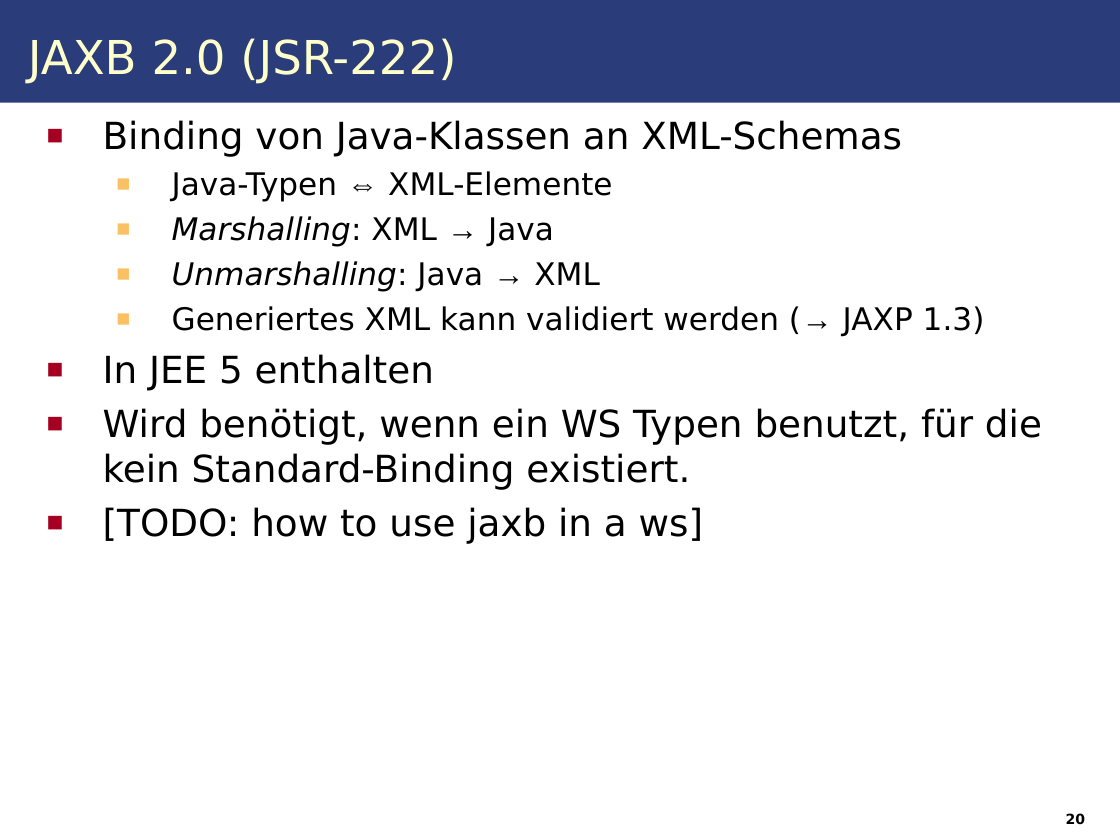
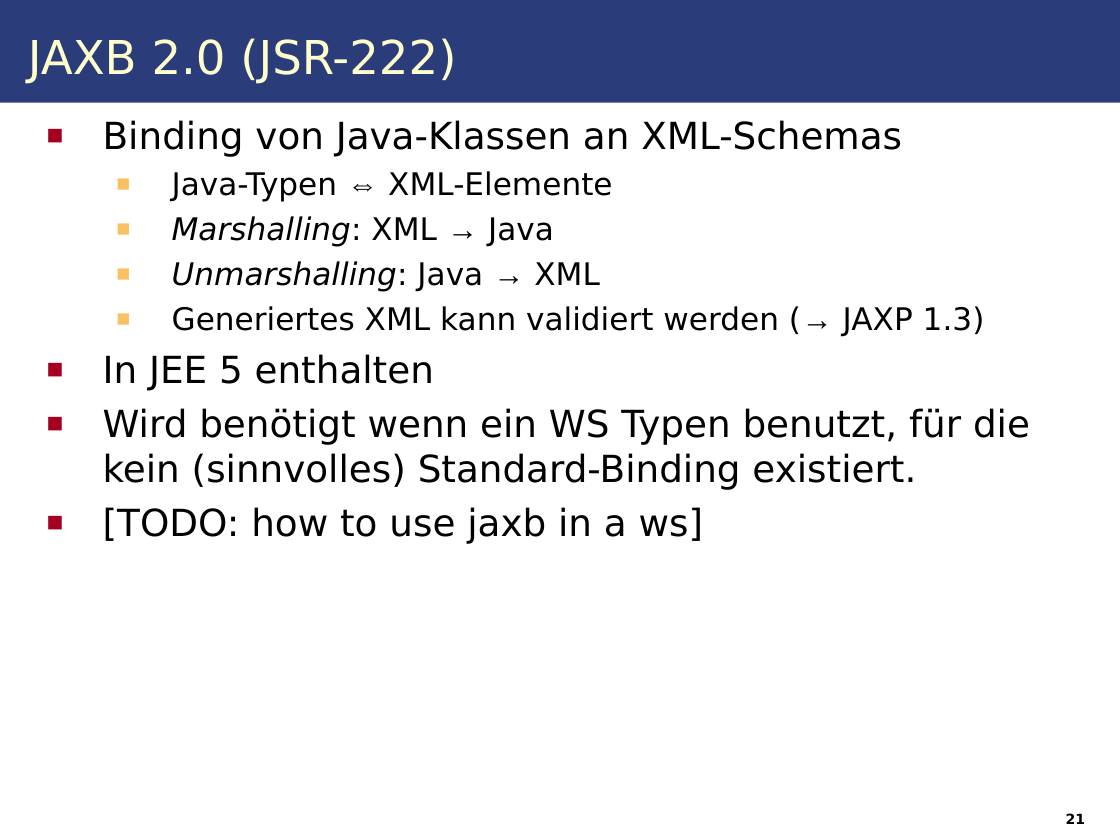
Before and after one commit to IAAS/decidr, a slide deck: slide 21 of seminars/rr/presentation/Web_Services.odp (slide 20 before the commit). Drawn at 1120x840 pixels with LibreOffice and Linux fonts; fonts in the diff are those of the drawing. Boxes give left, top, right and bottom in pixels: in the first picture for what was removed or moved away, otherwise in the second. Text is boxed around its words. In the diff, an @@ line names an element or a change of style, - is before the commit and + after.

```diff
--- a/seminars/rr/presentation/Web_Services.odp
+++ b/seminars/rr/presentation/Web_Services.odp
@@ text at <box>103,408,1030,490</box>: text changed @@
-■ Wird benötigt, wenn ein WS Typen benutzt, für die kein Standard-Binding existiert.
+■ Wird benötigt wenn ein WS Typen benutzt, für die kein (sinnvolles) Standard-Binding existiert.
@@ page number at <box>1066,813,1085,824</box>: text changed @@
-20
+21
```
Also in this commit, not shown: 4 other slides changed, 7 slides added, 6 slides removed, 1 other file.
